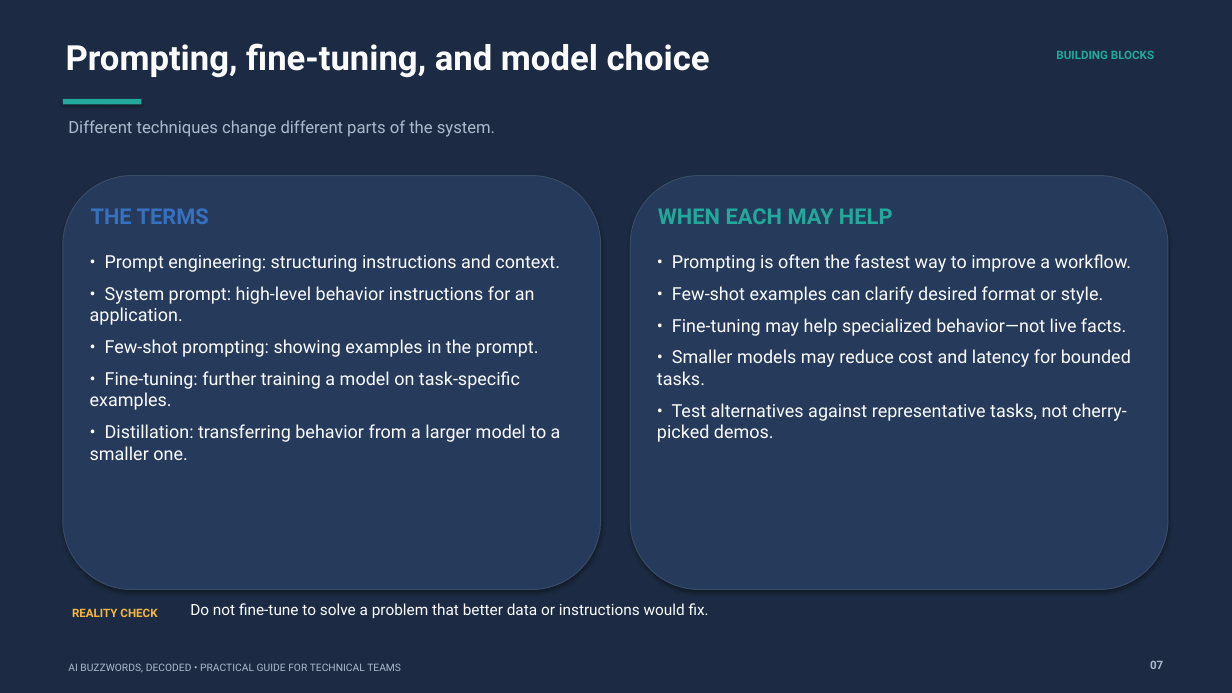
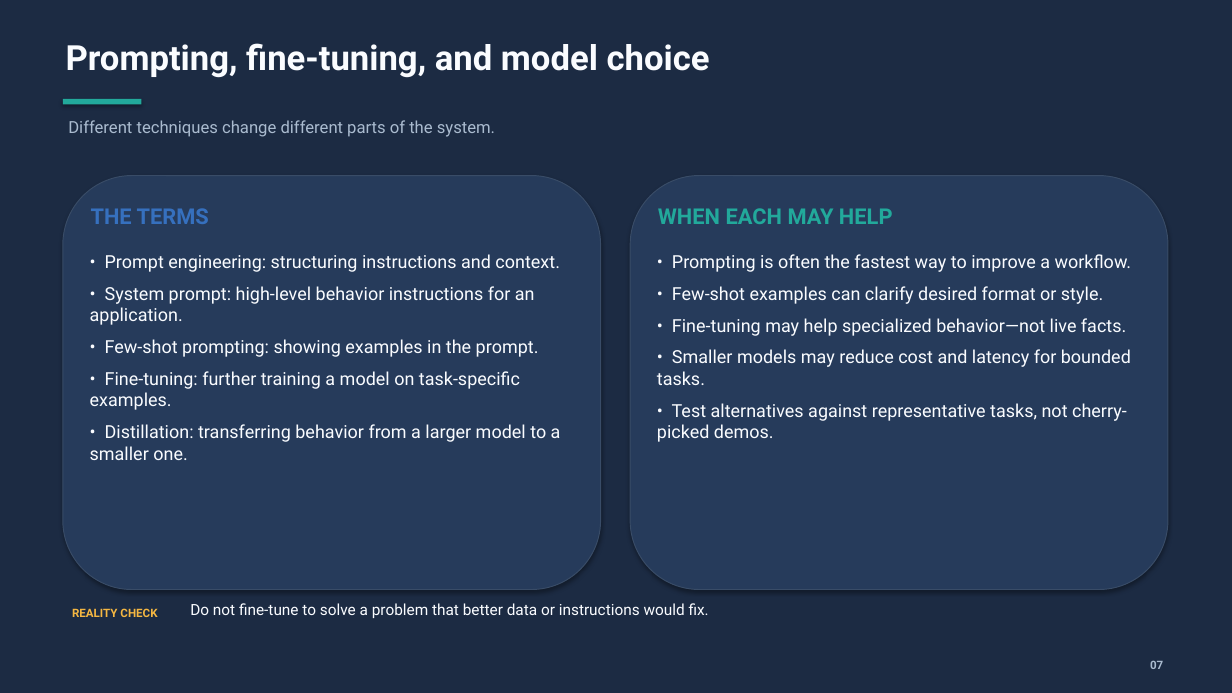
Before and after one commit to jpsider/Invoke-Automation, a slide deck: slide 10 of VMUG/Connect_FL_2026/VIAdmin_AI_Buzzwords_Consistent_Styling.pptx (slide 17 before the commit). Drawn at 1232x693 pixels with LibreOffice and Linux fonts; fonts in the diff are those of the drawing. Boxes give left, top, right and bottom in pixels: in the first picture for what was removed or moved away, otherwise in the second. Text is boxed around its words. In the diff, an @@ line names an element or a change of style, - is before the commit and + after.

Commit message:
cleaned up some random text

```diff
--- a/VMUG/Connect_FL_2026/VIAdmin_AI_Buzzwords_Consistent_Styling.pptx
+++ b/VMUG/Connect_FL_2026/VIAdmin_AI_Buzzwords_Consistent_Styling.pptx
@@ text removed at box(1056, 51, 1154, 59) @@
-BUILDING BLOCKS
@@ text removed at box(68, 663, 401, 672) @@
-AI BUZZWORDS, DECODED • PRACTICAL GUIDE FOR TECHNICAL TEAMS
```
Also in this commit, not shown: 23 other slides changed, 7 slides removed.
